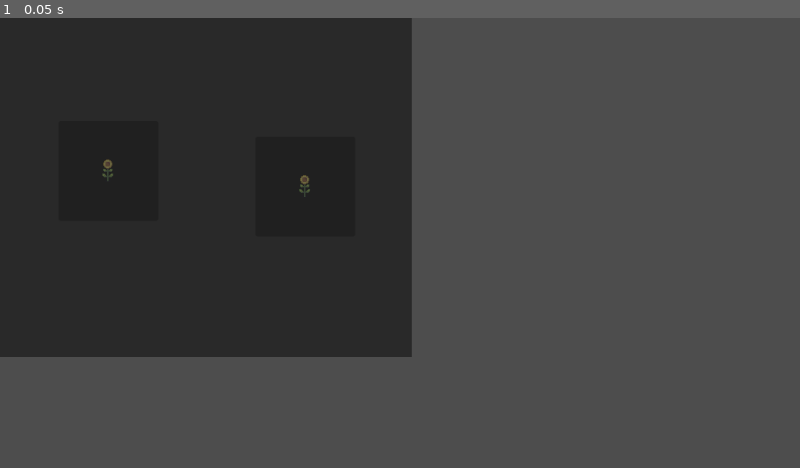
Above: before the commit, frame 1.
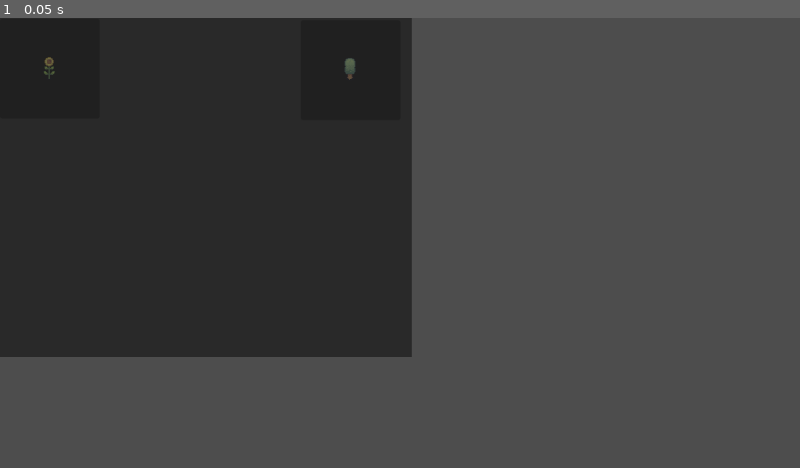
Above: after the commit, the same moment.

Repository: Deadlocz/UOL-Game-Jam-13
Game: Godot game, scene res://TileHolder/TrackHolder.tscn
The game is run twice, just before and just after one commit, with the same random seed, the same clock (stepped at 60 frames per second) and the same inputs. This scene is started directly instead of the project's main scene.
Inputs:
- Up to frame 1 (0.05 s): no input

The runs differ from the first frame. In frame 1, 0.1% of the frame differs, in the area x 5-45%, y 8-40%.

Commit message:
Change the holder to be able to set tile types

Diff:
--- a/train-track-manic/TileHolder/TrackHolder.tscn
+++ b/train-track-manic/TileHolder/TrackHolder.tscn
@@ -13,14 +13,13 @@
 
 [node name="Tile1" type="Container" parent="ColorRect" unique_id=1516909391]
 layout_mode = 0
-offset_left = 75.0
-offset_top = 132.0
-offset_right = 186.0
-offset_bottom = 225.0
+offset_top = 1.0
+offset_right = 111.0
+offset_bottom = 94.0
 
 [node name="Tile2" type="Container" parent="ColorRect" unique_id=1884460367]
 layout_mode = 0
-offset_left = 327.0
-offset_top = 152.0
-offset_right = 438.0
-offset_bottom = 245.0
+offset_left = 385.0
+offset_top = 3.0
+offset_right = 496.0
+offset_bottom = 96.0
--- a/train-track-manic/TileHolder/TrackTile/TileAction.gd
+++ b/train-track-manic/TileHolder/TrackTile/TileAction.gd
@@ -7,14 +7,13 @@
 	pass
 
 func _ready() -> void:
-	_set_logic(1)
-	_set_tile(1)
+	pass
 
-func _set_tile(type: int) -> void:
+func set_tile(type: int) -> void:
 	%TrackTypes.frame = type;
-	_set_logic(type)
+	set_logic(type)
 
-func _set_logic(type: int):
+func set_logic(type: int):
 	#TODO add logic depending on what is needed
 	match(type):
 		0:
--- a/train-track-manic/TileHolder/track_holder.gd
+++ b/train-track-manic/TileHolder/track_holder.gd
@@ -6,6 +6,10 @@
 	var tile_scene = load("res://TileHolder/TrackTile/Tile.tscn")
 	var tile_instance = tile_scene.instantiate()
 	var tile_instance2 = tile_scene.instantiate()
+
+	#TODO set here the different tile types
+
+	tile_instance.set_tile(1)
 	$ColorRect/Tile1.add_child(tile_instance)
 	$ColorRect/Tile2.add_child(tile_instance2)
 
